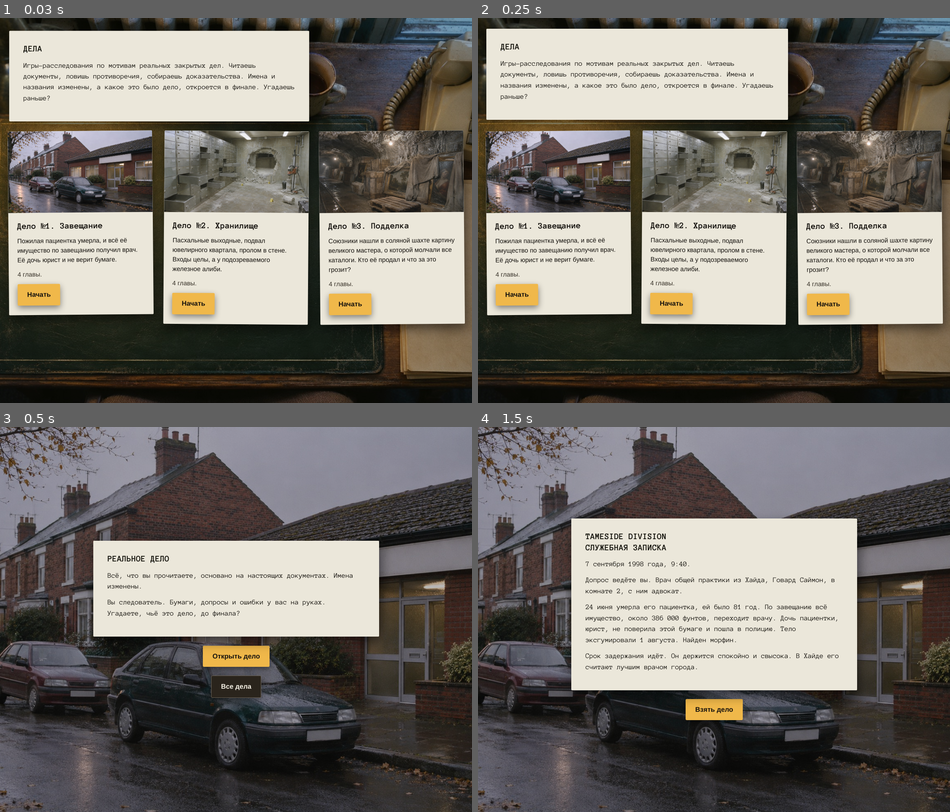
Above: before the commit, frames 1-4 (two rows, left to right).
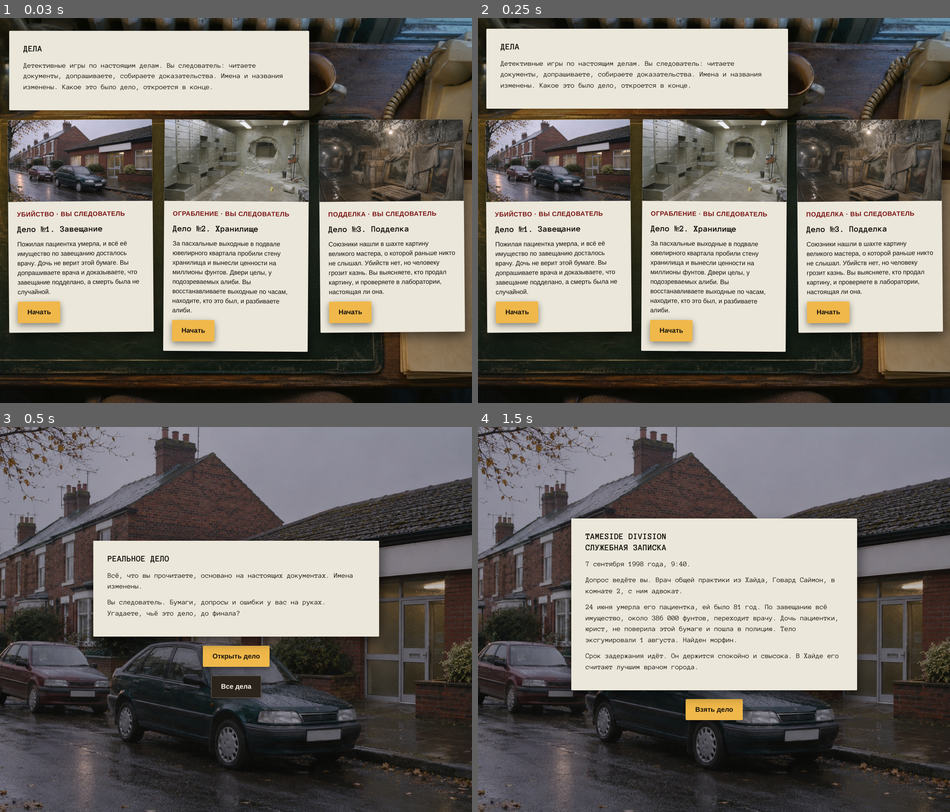
Above: after the commit, the same moments.

Repository: varvarayukhina/shipman-game
Game: browser game, page index.html
Same seed, same stepped clock (60 frames per second), same inputs: the game is played once before the commit and once after it.
Inputs:
- Up to frame 1 (0.03 s): no input
- Up to frame 2 (0.25 s): no input
- Up to frame 3 (0.5 s): click "Начать" at 0.27 s
- Up to frame 4 (1.5 s): click "Открыть дело" at 1.27 s

The runs differ from the first frame. In frame 1, 27% of the frame differs, in the area x 1-99%, y 11-87%; in frame 2, 27%; in frame 3, nothing differs; in frame 4, nothing differs.

Commit message:
Каталог: тип дела, роль игрока и понятные описания без лишних слов

Diff:
--- a/chapter1.js
+++ b/chapter1.js
@@ -2,7 +2,7 @@
    Что факт, а что придумано для игры, лежит в notes/SCRIPT-NOTES.md (в продакшен-пакет не входит). */
 window.CH1 = {
   name: 'Глава 1', title: 'Завещание',
-  meta: { title: 'Завещание', img: 'img/street-1998.jpg', alt: 'Дождливая улица английского городка, мокрая машина у кирпичного дома', teaser: 'Пожилая пациентка умерла, и всё её имущество по завещанию получил врач. Её дочь юрист и не верит бумаге.', meta: '4 главы.' },
+  meta: { title: 'Завещание', img: 'img/street-1998.jpg', alt: 'Дождливая улица английского городка, мокрая машина у кирпичного дома', tag: 'Убийство · вы следователь', teaser: 'Пожилая пациентка умерла, и всё её имущество по завещанию досталось врачу. Дочь не верит этой бумаге. Вы допрашиваете врача и доказываете, что завещание подделано, а смерть была не случайной.' },
   steps: ['cover', 'intro', 'opener', 'desk', 'interview', 'turn', 'end'],
   img: { opener: 'img/interview-room.jpg', cover: 'img/street-1998.jpg', intro: 'img/street-1998.jpg', desk: 'img/case-desk.jpg', interview: 'img/interview-room.jpg', turn: 'img/case-desk.jpg', end: 'img/case-desk.jpg' },
   deskNext: 'Вызвать на допрос',
--- a/fake1.js
+++ b/fake1.js
@@ -2,7 +2,7 @@
    Имена и названия изменены, реплики и часть документов придуманы. Что факт, а что придумано, лежит в notes/SCRIPT-NOTES-3.md (в продакшен-пакет не входит). */
 window.W1 = {
   name: 'Глава 1', title: 'Соляная шахта',
-  meta: { title: 'Подделка', img: 'img/mine.jpg', alt: 'Подземная соляная шахта: ящики и картины в позолоченных рамах под пыльными покрывалами', teaser: 'Союзники нашли в соляной шахте картину великого мастера, о которой молчали все каталоги. Кто её продал и что за это грозит?', meta: '4 главы.' },
+  meta: { title: 'Подделка', img: 'img/mine.jpg', alt: 'Подземная соляная шахта: ящики и картины в позолоченных рамах под пыльными покрывалами', tag: 'Подделка · вы следователь', teaser: 'Союзники нашли в шахте картину великого мастера, о которой раньше никто не слышал. Убийств нет, но человеку грозит казнь. Вы выясняете, кто продал картину, и проверяете в лаборатории, настоящая ли она.' },
   steps: ['cover', 'intro', 'opener', 'desk', 'timeline', 'turn', 'end'],
   img: { cover: 'img/mine.jpg', intro: 'img/mine.jpg', opener: 'img/mine.jpg', desk: 'img/case-desk.jpg', timeline: 'img/case-desk.jpg', turn: 'img/case-desk.jpg', end: 'img/mine.jpg' },
   startHours: 14,
--- a/game.js
+++ b/game.js
@@ -21,9 +21,9 @@
         <article class="case">
           <img src="${m.img}" width="1672" height="941" alt="${m.alt}">
           <div class="case__body">
+            <p class="case__tag">${m.tag}</p>
             <h2>Дело №${n}. ${m.title}</h2>
             <p>${m.teaser}</p>
-            <p class="case__meta">${m.meta}</p>
             <a class="btn" href="?game=${n}">${label}</a>
           </div>
         </article>`;
@@ -34,7 +34,7 @@
         <div class="catalog">
           <header class="paper paper--typed paper--memo catalog__head">
             <h1>ДЕЛА</h1>
-            <p>Игры-расследования по мотивам реальных закрытых дел. Читаешь документы, ловишь противоречия, собираешь доказательства. Имена и названия изменены, а какое это было дело, откроется в финале. Угадаешь раньше?</p>
+            <p>Детективные игры по настоящим делам. Вы следователь: читаете документы, допрашиваете, собираете доказательства. Имена и названия изменены. Какое это было дело, откроется в конце.</p>
           </header>
           <div class="cases">${cards}</div>
         </div>
--- a/style.css
+++ b/style.css
@@ -283,4 +283,4 @@
 .case__body { padding: 20px 22px 24px; display: grid; gap: 12px; justify-items: start; }
 .case h2 { margin: 0; font: 700 22px/1.25 'Anonymous Pro', 'Courier New', monospace; }
 .case p { margin: 0; }
-.case .case__meta { color: var(--ink-soft); }
+.case .case__tag { font-weight: 700; color: var(--stamp); text-transform: uppercase; letter-spacing: 0.04em; }
--- a/vault1.js
+++ b/vault1.js
@@ -2,7 +2,7 @@
    Названия и имена изменены, реплики и часть документов придуманы. Что факт, а что придумано, лежит в notes/SCRIPT-NOTES-2.md (в продакшен-пакет не входит). */
 window.V1 = {
   name: 'Глава 1', title: 'Шахта',
-  meta: { title: 'Хранилище', img: 'img/vault-wall.jpg', alt: 'Подвал с рядами стальных ячеек и неровным проломом в бетонной стене', teaser: 'Пасхальные выходные, подвал ювелирного квартала, пролом в стене. Входы целы, а у подозреваемого железное алиби.', meta: '4 главы.' },
+  meta: { title: 'Хранилище', img: 'img/vault-wall.jpg', alt: 'Подвал с рядами стальных ячеек и неровным проломом в бетонной стене', tag: 'Ограбление · вы следователь', teaser: 'За пасхальные выходные в подвале ювелирного квартала пробили стену хранилища и вынесли ценности на миллионы фунтов. Двери целы, у подозреваемых алиби. Вы восстанавливаете выходные по часам, находите, кто это был, и разбиваете алиби.' },
   steps: ['cover', 'intro', 'opener', 'desk', 'timeline', 'turn', 'end'],
   img: { opener: 'img/vault-wall.jpg', cover: 'img/night-street.jpg', intro: 'img/night-street.jpg', desk: 'img/case-desk.jpg', timeline: 'img/case-desk.jpg', turn: 'img/case-desk.jpg', end: 'img/night-street.jpg' },
   startHours: 48,
